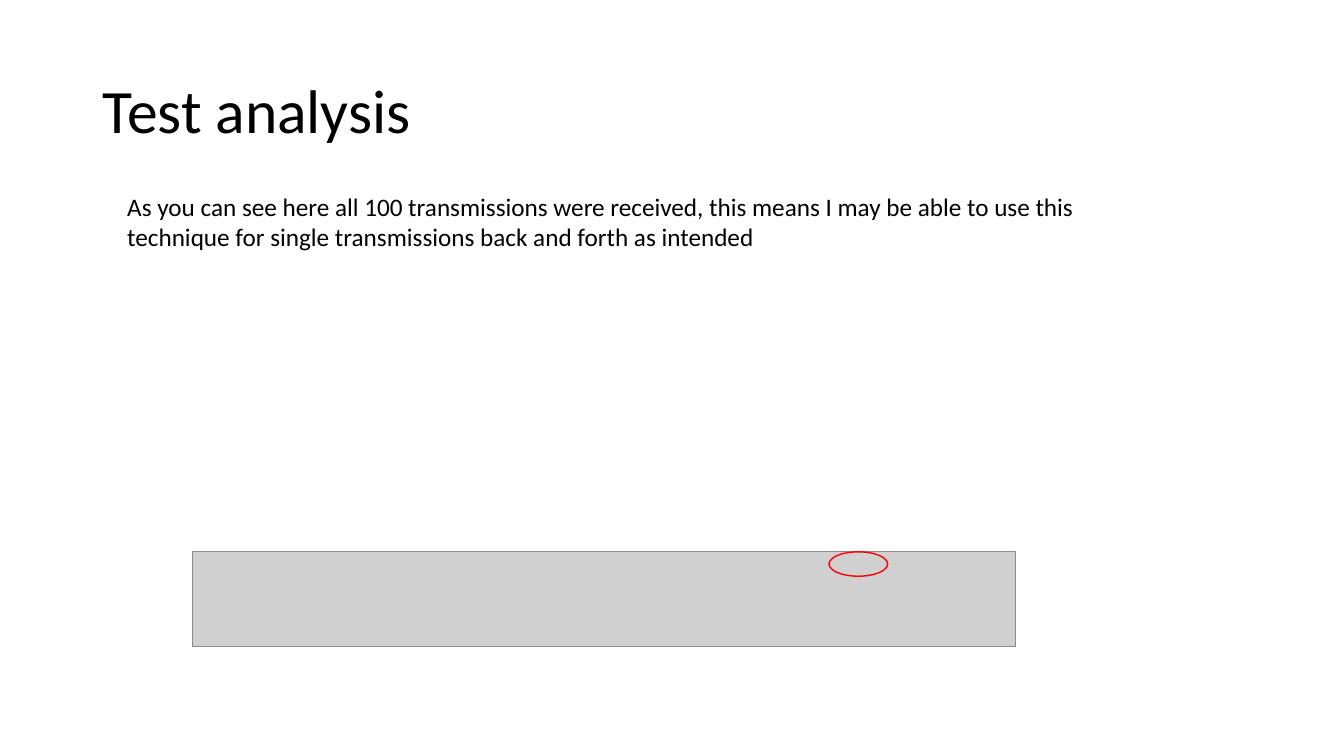
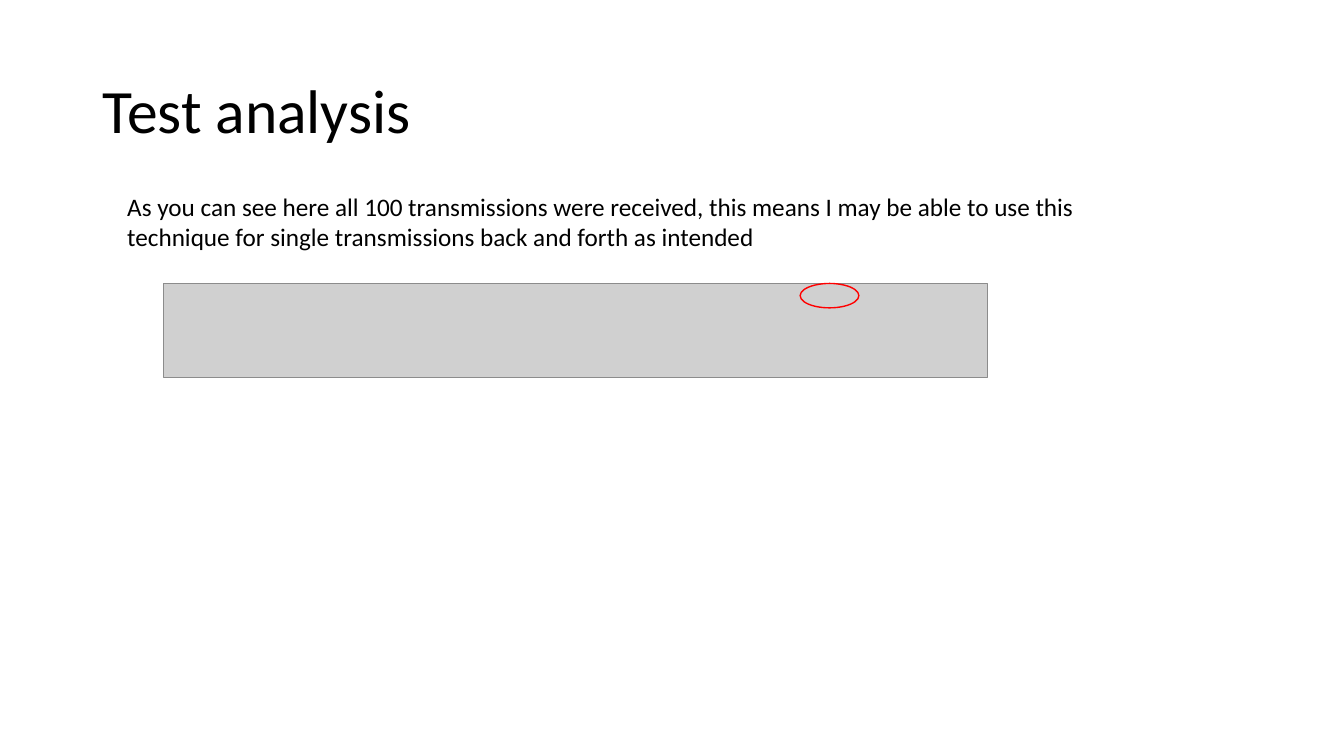
Before and after one commit to curtben1/actualCoursework, a slide deck: slide 18 of other/dev log.pptx. Drawn at 1344x756 pixels with LibreOffice and Linux fonts; fonts in the diff are those of the drawing; grey boxes stand for pictures. Boxes give left, top, right and bottom in pixels: in the first picture for what was removed or moved away, otherwise in the second. Text is boxed around its words. In the diff, an @@ line names an element or a change of style, - is before the commit and + after.

```diff
--- a/other/dev log.pptx
+++ b/other/dev log.pptx
@@ picture: place and size @@
-picture at bbox=[193, 552, 1016, 646]
+picture at bbox=[164, 283, 988, 378]
@@ ellipse: place and size @@
-ellipse at bbox=[829, 552, 887, 576]
+ellipse at bbox=[801, 283, 859, 308]
```
Also in this commit, not shown: 5 other slides changed, 5 other files.
